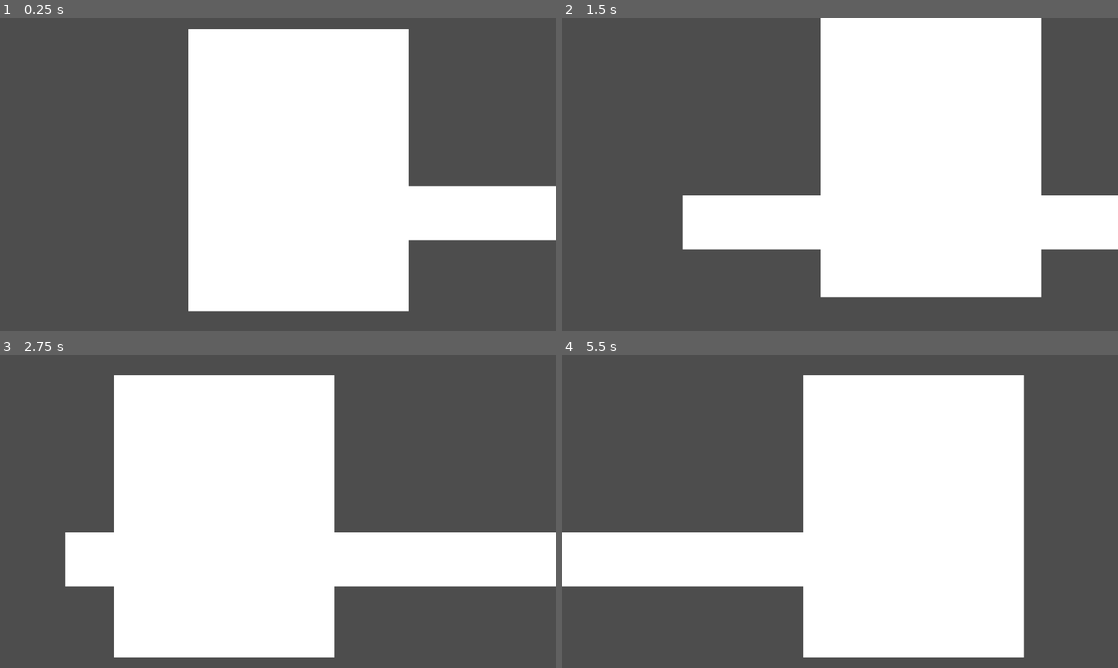
Above: before the commit, frames 1-4 (two rows, left to right).
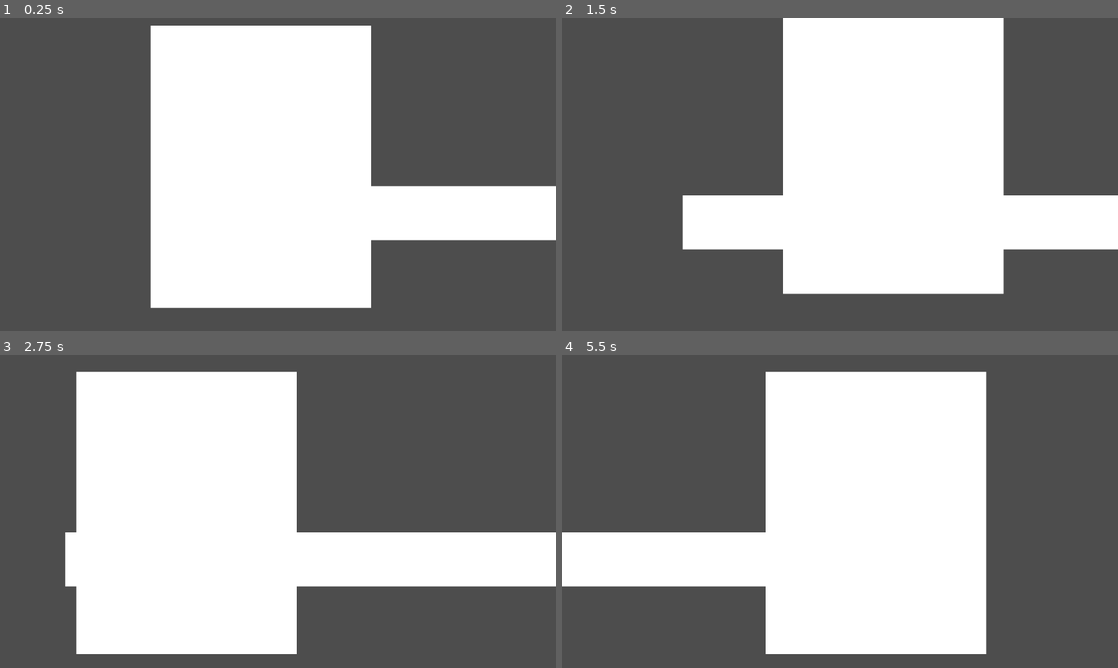
Above: after the commit, the same moments.

Repository: Orosemo/hit-n-run
Game: Godot game, scene res://scenes/test_env.tscn
The game is run twice, just before and just after one commit, with the same random seed, the same clock (stepped at 60 frames per second) and the same inputs. The engine's default icon, where the game draws it, is replaced by a stand-in: a white triangle on a blue panel in a dark square.
Inputs:
- Up to frame 1 (0.25 s): no input
- Up to frame 2 (1.5 s): tap Enter at 0.5 s; hold Shift (run) 0.53-1.28 s; hold D (right) from 0.53 s (still down); tap Space (jump) at 0.77 s; tap Shift (run) at 1.35 s
- Up to frame 3 (2.75 s): tap Space (jump) at 1.52 s; release D (right) at 2.03 s; hold A (left) from 2.03 s (still down); hold Shift (run) from 2.03 s (still down)
- Up to frame 4 (5.5 s): release A (left) at 2.78 s; release Shift (run) at 2.78 s; hold D (right) 2.78-4.28 s; tap Shift (run) at 2.85, 4.35 s; tap Space (jump) at 3.02, 3.77, 4.52 s; hold Shift (run) 3.53-4.28 s; hold A (left) 4.28-5.03 s; hold D (right) from 5.03 s (still down); hold Shift (run) from 5.03 s (still down)

The runs differ from the first frame. In frame 1, 12% of the frame differs, in the area x 27-74%, y 2-94%; in frame 2, 10%; in frame 3, 11%; in frame 4, 12%.
Error before the commit: Parse Error: Unexpected "Indent" in class body. (res://inventory/inv_ui.gd:2)

Commit message:
:construction: worked more on the inventory

Diff:
--- a/inventory/inv_ui.gd
+++ b/scenes/inventory/inv_ui.gd
@@ -1,5 +1,5 @@
 extends Control
-	print ("A")
+
 
 var is_open = false
 
@@ -7,7 +7,7 @@
 	close()
 
 func _process(delta):
-	if Input.is_action_just_pressed("q")
+
 
 		if is_open:
 			close()
--- a/inventory/inv_ui.tscn
+++ b/scenes/inventory/inv_ui.tscn
@@ -8,5 +8,7 @@
 
 [node name="ColorRect" type="ColorRect" parent="." unique_id=1033396289]
 layout_mode = 0
-offset_right = 457.0
-offset_bottom = 584.0
+offset_left = -247.0
+offset_top = 64.0
+offset_right = 210.0
+offset_bottom = 648.0
--- a/scenes/player.tscn
+++ b/scenes/player.tscn
@@ -3,6 +3,7 @@
 [ext_resource type="Script" uid="uid://b7kskyandvpnw" path="res://scripts/player.gd" id="1_3vyb7"]
 [ext_resource type="Script" uid="uid://kxi5yci43og0" path="res://scripts/components/velocity.gd" id="2_g2els"]
 [ext_resource type="Texture2D" uid="uid://b2yomoha8yq08" path="res://icon.svg" id="3_qhqgy"]
+[ext_resource type="PackedScene" uid="uid://dulqnuc7l7l38" path="res://scenes/inventory/inv_ui.tscn" id="4_dqkch"]
 
 [sub_resource type="CapsuleShape2D" id="CapsuleShape2D_u8vuu"]
 
@@ -27,3 +28,9 @@
 position_smoothing_speed = 10.0
 drag_horizontal_enabled = true
 drag_vertical_enabled = true
+
+[node name="Inv_UI" parent="." unique_id=715209296 instance=ExtResource("4_dqkch")]
+offset_left = -17.0
+offset_top = -380.0
+offset_right = 441.0
+offset_bottom = 204.0
--- a/scenes/test_env.tscn
+++ b/scenes/test_env.tscn
@@ -1,9 +1,7 @@
 [gd_scene format=3 uid="uid://b63wnpfpgypwp"]
 
 [ext_resource type="PackedScene" uid="uid://bip01w6qk85o1" path="res://scenes/player.tscn" id="1_yl55h"]
-[ext_resource type="Resource" uid="uid://demehir1gig41" path="res://inventory/playersinv.tres" id="2_po6i2"]
-[ext_resource type="PackedScene" uid="uid://dulqnuc7l7l38" path="res://inventory/inv_ui.tscn" id="3_wpndf"]
-[ext_resource type="Script" uid="uid://bc2v4r2fuue7h" path="res://inventory/inv_ui.gd" id="4_wpndf"]
+[ext_resource type="Resource" uid="uid://demehir1gig41" path="res://scenes/inventory/playersinv.tres" id="2_po6i2"]
 
 [sub_resource type="RectangleShape2D" id="RectangleShape2D_kyn1l"]
 size = Vector2(1042, 114)
@@ -24,13 +22,3 @@
 [node name="player" parent="." unique_id=1911238687 instance=ExtResource("1_yl55h")]
 position = Vector2(16, -24)
 inv = ExtResource("2_po6i2")
-
-[node name="Inv_UI2" parent="player" unique_id=715209296 instance=ExtResource("3_wpndf")]
-offset_left = -186.0
-offset_top = -309.0
-offset_right = -146.0
-offset_bottom = -269.0
-
-[node name="Inv_UI" parent="player/Inv_UI2" unique_id=1319019147 instance=ExtResource("3_wpndf")]
-layout_mode = 0
-script = ExtResource("4_wpndf")
Renamed: inventory/Items/subject1.tres -> scenes/inventory/Items/subject1.tres
Renamed: inventory/inv_ui.gd.uid -> scenes/inventory/inv_ui.gd.uid
Renamed: inventory/inventory.gd -> scenes/inventory/inventory.gd
Renamed: inventory/inventory.gd.uid -> scenes/inventory/inventory.gd.uid
Renamed: inventory/playersinv.tres -> scenes/inventory/playersinv.tres
Renamed: inventory/inventory_item.gd -> scripts/resources/inventory_item.gd
Renamed: inventory/inventory_item.gd.uid -> scripts/resources/inventory_item.gd.uid
